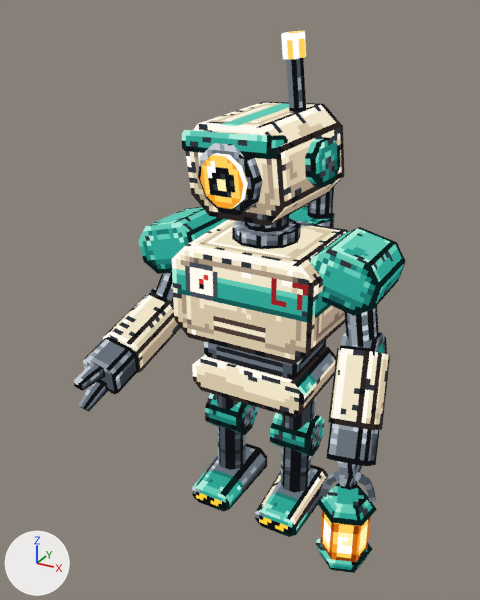
Before and after pictures for a commit that changed the glTF model examples/output/lamplighter_bot.glb.
Rendered twice from a 50 mm camera at (27.2, -54.9, 50.9) aimed at (-1.3, -3.1, 25.0). Every picture has the same lights, and +X, +Y and +Z are marked at lower left. The older version comes first. Where no turn or scale is listed for an object, it has been applied to the vertices. Vertices at exactly the same position are counted once.

Objects in the first picture: 'antenna', 'boot', 'boot_mirror', 'brow', 'bulb', 'chest', 'handle', 'helmet', 'hips', 'knee', 'knee_mirror', 'l_fore', 'l_pad', 'l_upper', 'lens', 'r_fore', 'r_pad', 'r_palm', 'shin', 'shin_mirror', 'thigh', 'thigh_mirror' and 17 more.
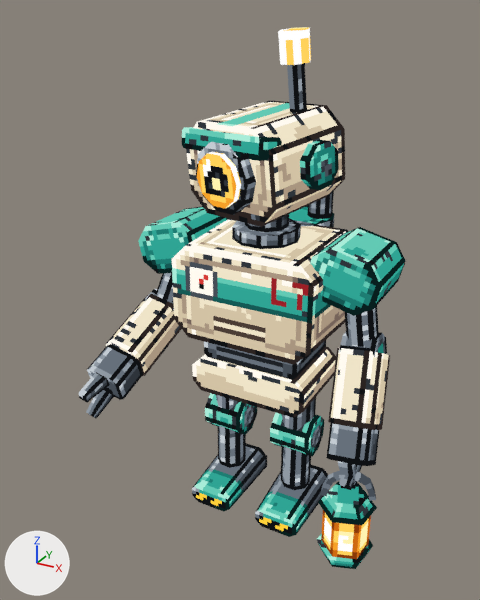
The change, as a diff of the scene's bpy script:
```diff
--- a/examples/output/lamplighter_bot.glb.py
+++ b/examples/output/lamplighter_bot.glb.py
@@ me_boot @@
 me_boot.from_pydata(...)  # 16 vertices, 28 faces; spans x -2.8..2.8, y -4.2..4.2, z -1.6..1.6
+# me_boot part 2: texture (UV) coordinates of 8 of 28 faces, centred in x -2.37..2.37, y -1.4..1.4, z -1.39..1.0, changed; they spanned u 0.6..0.67, v 0.84..0.9 and now span u 0.68..0.75, v 0.84..0.9
 me_boot.materials.append(mat_pixel_solid)
@@ me_hips @@
 me_hips.from_pydata(...)  # 16 vertices, 28 faces; spans x -6.3..6.3, y -4.3..4.3, z -1.9..1.9
+# me_hips part 1: texture (UV) coordinates of 8 of 28 faces, centred in x -5.97..5.97, y -1.43..1.43, z -1.57..1.57, changed; they spanned u 0.76..0.83, v 0.84..0.9 and now span u 0.6..0.67, v 0.84..0.9
 me_hips.materials.append(mat_pixel_solid)
@@ ob_shin @@
 ob_shin = bpy.data.objects.new('shin', me_shin)
-ob_shin.location = (4.0, -0.2, 3.0)
-ob_shin.rotation_euler = (-1.571, 0.0, 0.0)  # degrees (-90, 0, 0)
+ob_shin.parent = ob_thigh
+ob_shin.location = (0.0, -5.3, 0.0)
@@ ob_shin_mirror @@
 ob_shin_mirror = bpy.data.objects.new('shin_mirror', me_shin_mirror)
-ob_shin_mirror.location = (-4.0, -0.2, 3.0)
-ob_shin_mirror.rotation_euler = (-1.571, 0.0, 0.0)  # degrees (-90, 0, 0)
+ob_shin_mirror.parent = ob_thigh_mirror
+ob_shin_mirror.location = (0.0, -5.3, 0.0)
@@ ob_knee @@
 ob_knee = bpy.data.objects.new('knee', me_knee)
-ob_knee.location = (4.0, -0.2, 9.9)
+ob_knee.parent = ob_thigh
+ob_knee.location = (0.0, -5.3, 0.0)
 ob_knee.rotation_euler = (0.0, 0.0, 1.571)  # degrees (0, 0, 90)
@@ ob_knee_mirror @@
 ob_knee_mirror = bpy.data.objects.new('knee_mirror', me_knee_mirror)
-ob_knee_mirror.location = (-4.0, -0.2, 9.9)
+ob_knee_mirror.parent = ob_thigh_mirror
+ob_knee_mirror.location = (0.0, -5.3, 0.0)
 ob_knee_mirror.rotation_euler = (0.0, 0.0, -1.571)  # degrees (0, 0, -90)
@@ ob_thigh @@
 ob_thigh = bpy.data.objects.new('thigh', me_thigh)
-ob_thigh.location = (4.0, -0.2, 10.2)
-ob_thigh.rotation_euler = (-1.571, 0.0, 0.0)  # degrees (-90, 0, 0)
+ob_thigh.parent = ob_hips
+ob_thigh.location = (4.0, -0.2, -1.0)
+ob_thigh.rotation_euler = (1.571, 0.0, 0.0)  # degrees (90, 0, 0)
@@ ob_thigh_mirror @@
 ob_thigh_mirror = bpy.data.objects.new('thigh_mirror', me_thigh_mirror)
-ob_thigh_mirror.location = (-4.0, -0.2, 10.2)
-ob_thigh_mirror.rotation_euler = (-1.571, 0.0, 0.0)  # degrees (-90, 0, 0)
+ob_thigh_mirror.parent = ob_hips
+ob_thigh_mirror.location = (-4.0, -0.2, -1.0)
+ob_thigh_mirror.rotation_euler = (1.571, 0.0, 0.0)  # degrees (90, 0, 0)
@@ ob_helmet @@
 ob_helmet.location = (0.0, -0.4, 12.4)
-ob_helmet.rotation_euler = (0.0964, -0.0516, -0.175)  # degrees (5.5, -3, -10)
+ob_helmet.rotation_euler = (0.099, -0.0243, -0.269)  # degrees (5.7, -1.4, -15)
@@ ob_lens @@
 ob_lens.location = (0.0, -1.0, 0.0)
+ob_lens.scale = (1.02, 1.0, 1.02)
@@ ob_antenna @@
 ob_antenna.location = (2.6, 1.8, 4.0)
-ob_antenna.rotation_euler = (-1.571, 0.0, 0.0)  # degrees (-90, 0, 0)
+ob_antenna.rotation_euler = (-1.558, 0.0, 0.062)  # degrees (-89, 0, 3.6)
@@ ob_bulb @@
 ob_bulb.location = (0.0, -5.6, 0.0)
+ob_bulb.scale = (1.29, 1.29, 1.29)
@@ ob_handle @@
 ob_handle.location = (0.0, -4.4, 0.0)
-ob_handle.rotation_euler = (-1.011, 0.37, 0.062)  # degrees (-58, 21, 3.6)
+ob_handle.rotation_euler = (-0.956, 0.365, 0.071)  # degrees (-55, 21, 4.1)
@@ ob_l_upper @@
 ob_l_upper.location = (-9.6, 0.0, 1.4)
-ob_l_upper.rotation_euler = (1.152, 0.209, 0.0)  # degrees (66, 12, 0)
+ob_l_upper.rotation_euler = (1.212, 0.209, 0.0)  # degrees (69, 12, 0)
@@ ob_l_fore @@
 ob_l_fore.location = (0.0, -6.4, 0.0)
-ob_l_fore.rotation_euler = (-0.838, 0.0, 0.0)  # degrees (-48, 0, 0)
+ob_l_fore.rotation_euler = (-0.757, 0.0, 0.0)  # degrees (-43, 0, 0)
```

Boxes [x1, y1, x2, y2] around the edits, measured in the pictures (480 x 600 px):
'helmet', turned: before [185, 102, 345, 226]; after [186, 101, 345, 227]
'l_fore', turned: before [103, 292, 181, 373]; after [106, 294, 181, 376]
'l_palm', turned: before [83, 337, 139, 394]; after [87, 344, 143, 400]
'lens', turned, rescaled: before [200, 153, 248, 209]; after [197, 152, 241, 208]
'brow', turned: before [182, 130, 288, 159]; after [182, 127, 282, 161]
'bezel', turned: before [198, 143, 263, 216]; after [196, 142, 256, 215]
'lamp_glass', turned: before [320, 510, 371, 562]; after [321, 510, 371, 559]
'ear', turned: before [305, 137, 340, 187]; after [300, 140, 339, 190]
'lamp_cap', turned: before [317, 483, 377, 526]; after [318, 481, 377, 525]
'knee', moved, turned: before [270, 413, 324, 457]; after [270, 412, 324, 457]
'knee_mirror', moved, turned: [205, 393, 257, 435] in both
'shin', moved, turned: before [281, 447, 311, 493]; after [281, 447, 311, 490]
'bulb', turned, rescaled: before [281, 31, 306, 59]; after [278, 27, 311, 65]
'shin_mirror', moved, turned: before [217, 426, 246, 470]; after [217, 426, 246, 468]
'antenna', turned: before [286, 58, 306, 112]; after [287, 63, 307, 113]
'l_claw_a', turned: before [74, 362, 106, 391]; after [79, 372, 110, 402]
'l_claw_b', turned: before [79, 380, 108, 412]; after [86, 387, 114, 419]
'lamp_base', turned: before [315, 537, 372, 573]; after [316, 533, 373, 569]
'handle', turned: before [320, 471, 376, 502]; after [320, 471, 376, 501]
'thigh', moved, turned: [281, 397, 316, 431] in both
'l_upper', turned: before [156, 273, 173, 301]; after [157, 273, 173, 302]
'thigh_mirror', moved, turned (mostly hidden): [216, 395, 239, 410] in both
'l_elbow', turned (mostly hidden): before [144, 289, 174, 310]; after [146, 289, 174, 311]
part 1 of me_hips, surface changed: before [202, 348, 336, 395]; after [295, 347, 336, 395]
part 2 of me_boot, surface changed (darker): [256, 469, 328, 527] in both
